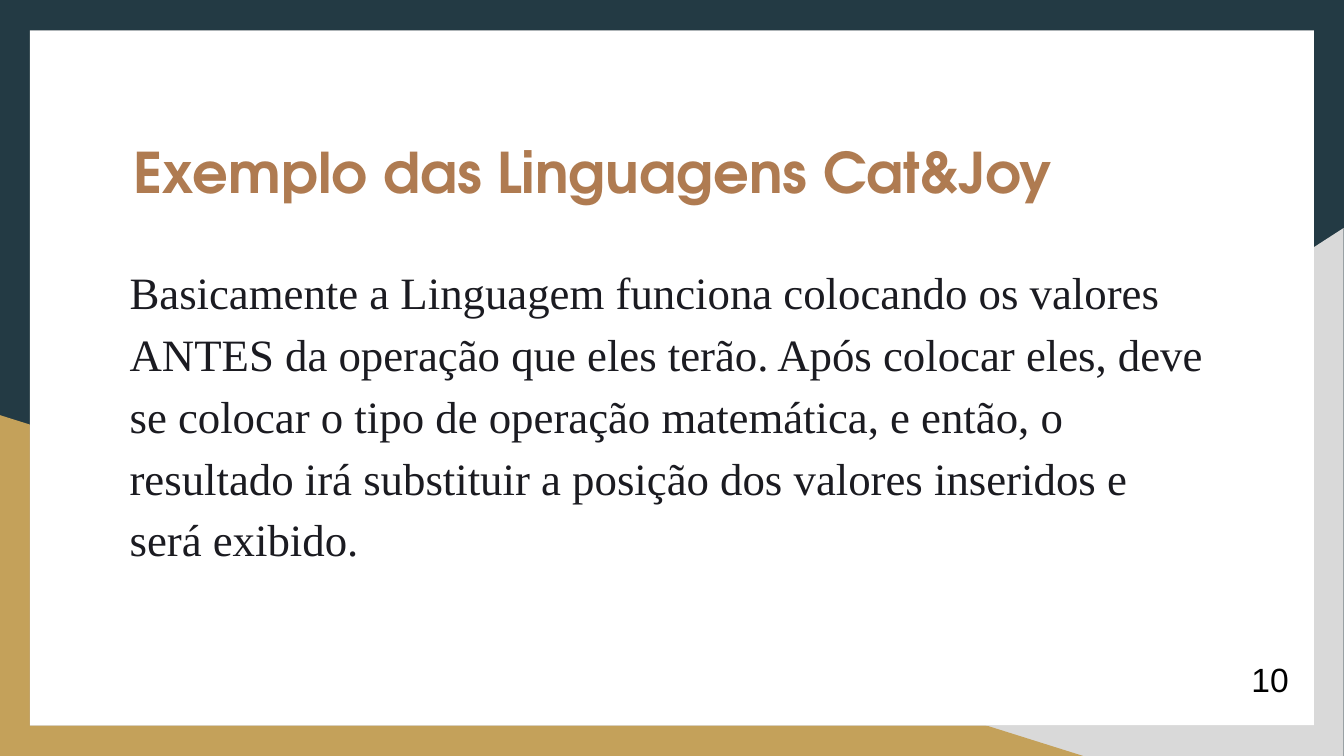
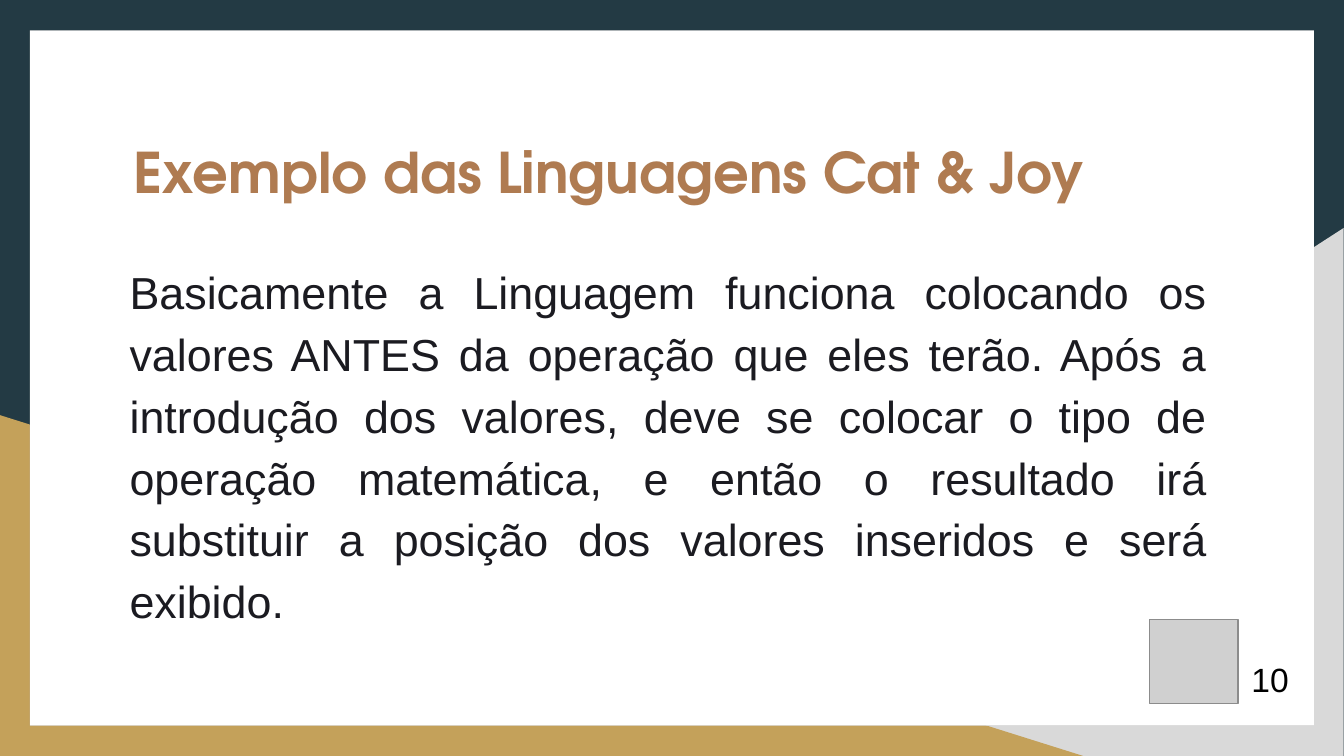
Before and after one commit to wellshiniti/Cat-Joy, a slide deck: slide 10 of PARADIGMA_FUNCIONAL__Linguagens_CAT_e_JOY_2.pptx (slide 9 before the commit). Drawn at 1344x756 pixels with LibreOffice and Linux fonts; fonts in the diff are those of the drawing; grey boxes stand for pictures. Boxes give left, top, right and bottom in pixels: in the first picture for what was removed or moved away, otherwise in the second. Text is boxed around its words. In the diff, an @@ line names an element or a change of style, - is before the commit and + after.

```diff
--- a/PARADIGMA_FUNCIONAL__Linguagens_CAT_e_JOY_2.pptx
+++ b/PARADIGMA_FUNCIONAL__Linguagens_CAT_e_JOY_2.pptx
@@ text at (x1=134, y1=150, x2=1084, y2=206): spaces changed @@
-Exemplo das Linguagens Cat&Joy
+Exemplo das Linguagens Cat & Joy
@@ text at (x1=130, y1=276, x2=1206, y2=619): text changed; font Times New Roman to Arial @@
-Basicamente a Linguagem funciona colocando os valores ANTES da operação que eles terão. Após colocar eles, deve se colocar o tipo de operação matemática, e então, o resultado irá substituir a posição dos valores inseridos e será exibido.
+Basicamente a Linguagem funciona colocando os valores ANTES da operação que eles terão. Após a introdução dos valores, deve se colocar o tipo de operação matemática, e então o resultado irá substituir a posição dos valores inseridos e será exibido.
@@ picture added at (x1=1150, y1=620, x2=1239, y2=703) @@
```
Also in this commit, not shown: 13 other slides changed, 1 slide added.
